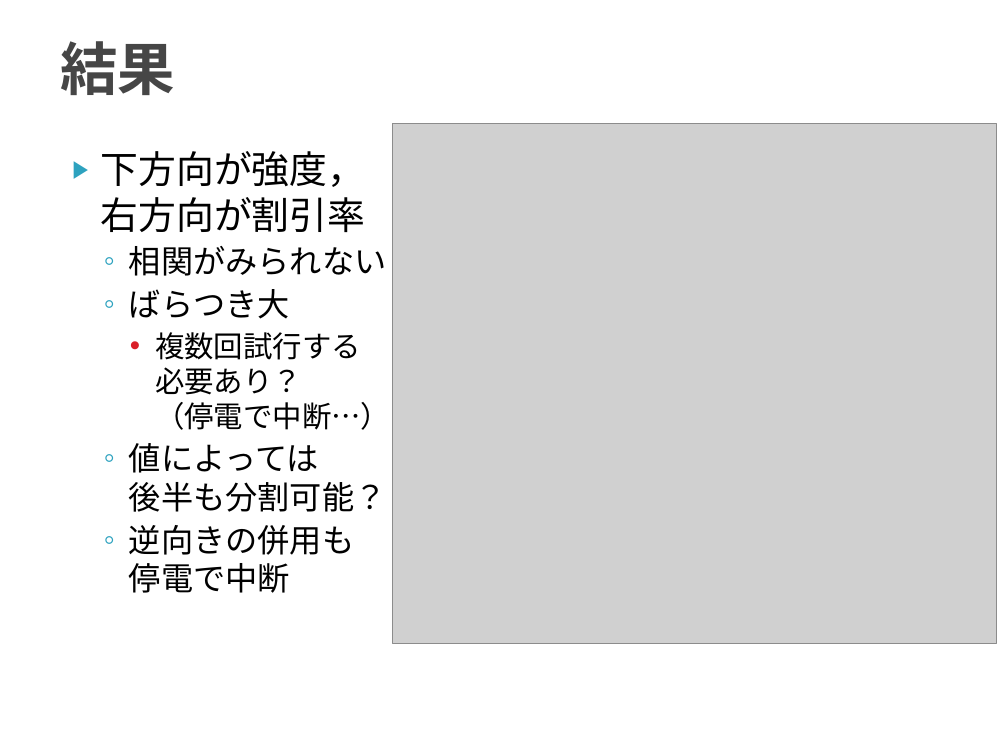
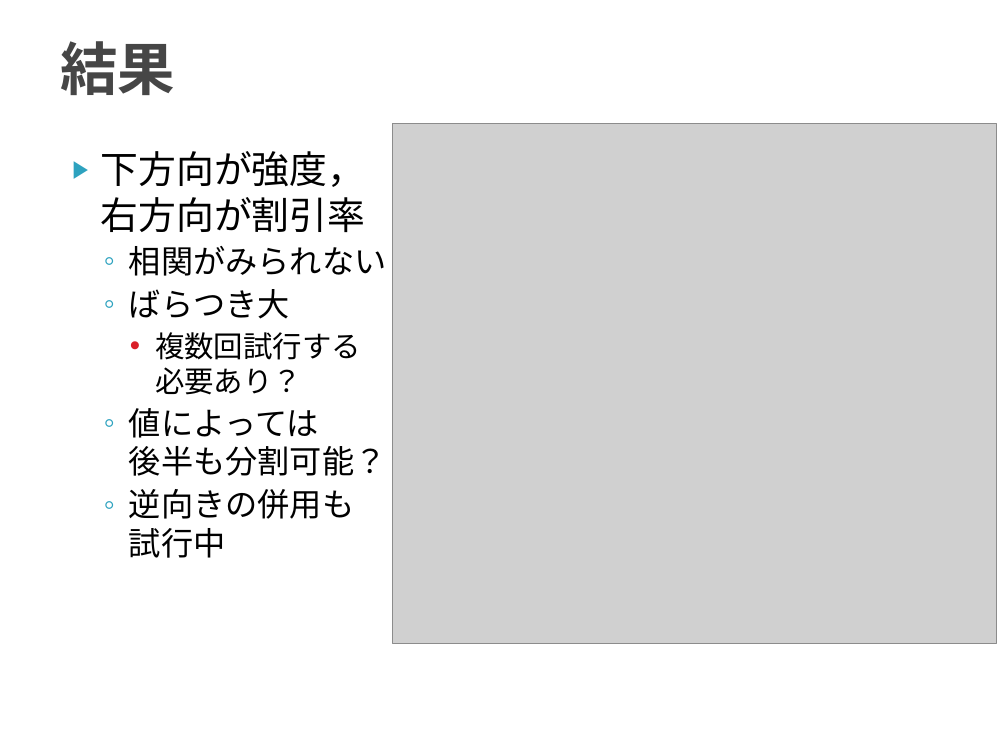
Before and after one commit to TetsuyaKomota/MyMasterStudies, a slide deck: slide 141 of slides/discussion2016.pptx. Drawn at 1008x756 pixels with LibreOffice and Linux fonts; fonts in the diff are those of the drawing; grey boxes stand for pictures. Boxes give left, top, right and bottom in pixels: in the first picture for what was removed or moved away, otherwise in the second. Text is boxed around its words. In the diff, an @@ line names an element or a change of style, - is before the commit and + after.

```diff
--- a/slides/discussion2016.pptx
+++ b/slides/discussion2016.pptx
@@ text at [155, 332, 361, 395]: text changed @@
-    • 複数回試行する
-      必要あり？
-      （停電で中断…）
+    • 複数回試行する
+      必要あり？
@@ text at [129, 489, 354, 558]: text changed @@
-  ◦ 逆向きの併用も
-    停電で中断
+  ◦ 逆向きの併用も
+    試行中
```
Also in this commit, not shown: 1 other slide changed, 4 other files.
